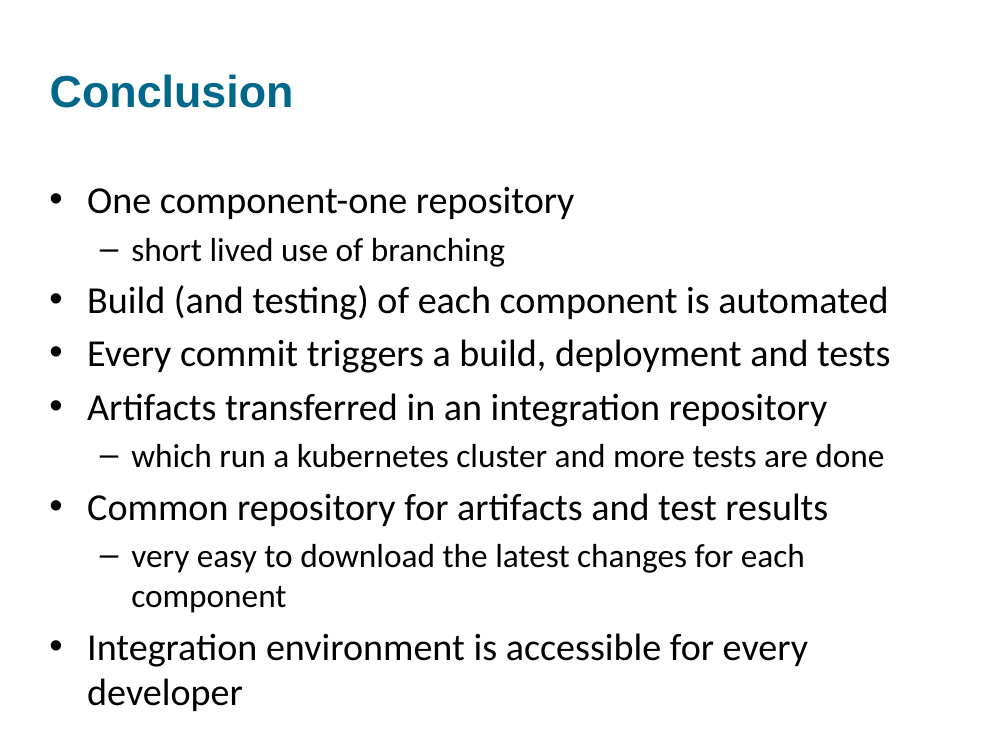
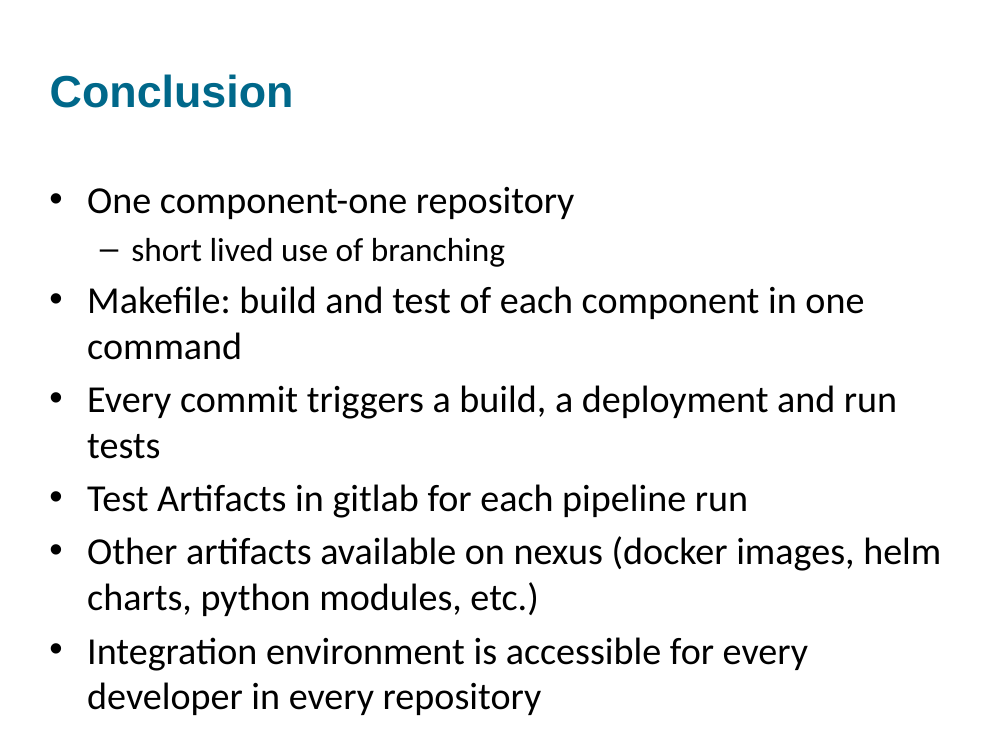
Before and after one commit to Matteo04052017/SPIE2020, a slide deck: slide 15 of 11452-15_talk.pptx. Drawn at 1008x756 pixels with LibreOffice and Linux fonts; fonts in the diff are those of the drawing; background and template pictures are left out. Boxes give left, top, right and bottom in pixels: in the first picture for what was removed or moved away, otherwise in the second. Text is boxed around its words. In the diff, an @@ line names an element or a change of style, - is before the commit and + after.

Commit message:
updates on talk

```diff
--- a/11452-15_talk.pptx
+++ b/11452-15_talk.pptx
@@ text at bbox=[87, 286, 941, 671]: text changed @@
-• Build (and testing) of each component is automated
-• Every commit triggers a build, deployment and tests
-• Artifacts transferred in an integration repository
-  – which run a kubernetes cluster and more tests are done
-• Common repository for artifacts and test results
-  – very easy to download the latest changes for each component
-• Integration environment is accessible for every developer
+• Makefile: build and test of each component in one command
+• Every commit triggers a build, a deployment and run tests
+• Test Artifacts in gitlab for each pipeline run
+• Other artifacts available on nexus (docker images, helm charts, python modules, etc.)
+• Integration environment is accessible for every developer in every repository
```
Also in this commit, not shown: 4 other slides changed.
